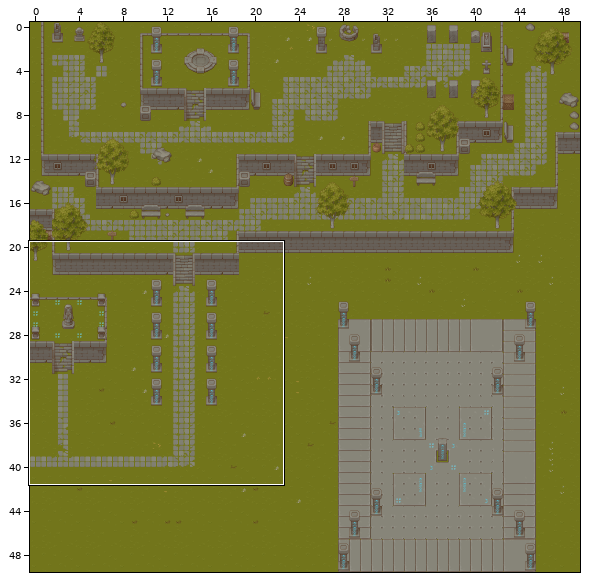
Level history. Tiled map: Resources/Maps/RebirthTemple/RebirthTemple.tmx. The picture above shows the old version from afar; the outline marks the close-up.
Close-up. Earlier state:
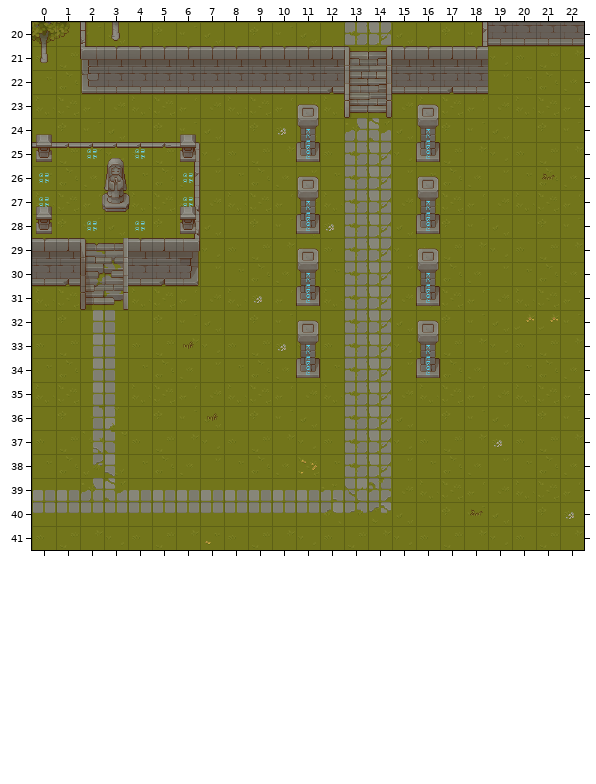
Cells are 32x32 px. Shown: x 0..22, y 20..41. The commit also changed other parts of the map, which this record leaves out.
New version:
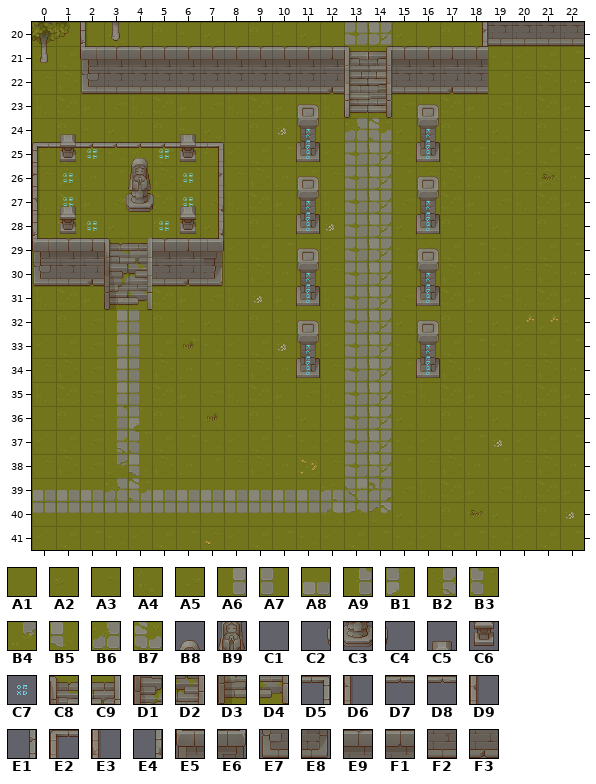
Key: from "RebirthGrass": A1 0, A2 8, A3 16, A4 24, A5 27, A6 34, A7 35, A8 36, A9 42, B1 43, B2 50, B3 51, B4 58, B5 59, B6 60, B7 61; from "RebirthItems": B8 14, B9 30, C1 31, C2 45, C3 46, C4 47, C5 62, C6 78, C7 138; from "RebirthStruct": C8 87, C9 88, D1 103, D2 104, D3 119, D4 120; from "RebirthWall": D5 19, D6 25, D7 28, D8 29, D9 41, E1 42, E2 44, E3 57, E4 58, E5 60, E6 61, E7 76, E8 77, E9 97, F1 98, F2 113, F3 114.
__ is an empty cell.
Tiles replaced or removed in this view: A1, A2, A3, A4, A6, A7, A8, A9, B1, B2, B3, B4, B5, B6, B7, B8, B9, C1, C2, C3, C4, C5, C6, C7, C8, C9, D1, D2, D3, D4, D5, D7, D8, E1, E4, E6, E8, E9, F2, F3.
From old to new:
Changed rows in their new state; .. is an unchanged cell.
Layer "Ground":
first column x 2:
32 A5 A6 A7
33 A5 A6 A7
34 A5 A6 A7
35 A5 A6 A7
36 A5 A9 B1
37 A5 B2 B3
38 A5 B4 B5
39 A8 B6 B7
Layer "StructWalls":
first column x 0:
25 E2 .. .. .. .. D7 D8 D5
26 D6 .. .. .. .. .. __ E1
27 D9 .. .. .. .. .. __ E4
28 E3 .. .. .. .. .. __ E4
29 E5 .. F1 .. __ .. F1 E6
30 E7 F2 F3 .. __ F2 F3 E8
Layer "StructStair":
first column x 2:
29 __ C8 C9
30 __ D1 D2
31 __ D3 D4
Layer "Decorations":
first column x 0:
24 __ C5 .. .. .. ..
25 __ C6 .. __ B8 ..
26 .. .. .. __ B9 ..
27 __ C5 __ C2 C3 C4
28 __ C6 .. .. .. ..
Layer "Magic":
first column x 0:
25 .. .. .. .. __ C7
26 __ C7 .. .. .. ..
27 __ C7 .. .. .. ..
28 .. .. .. .. __ C7
